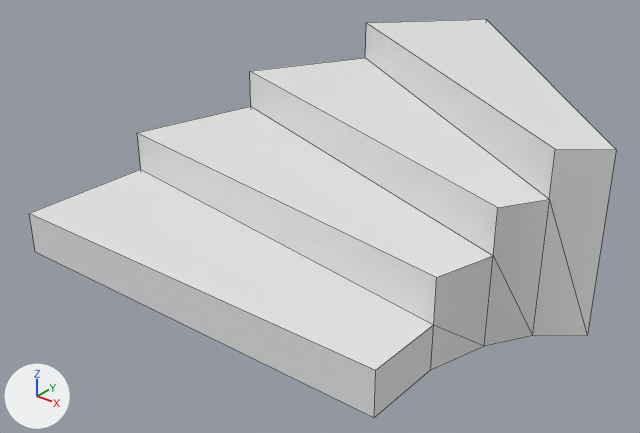
The FBX model Assets/Models/Steps.FBX as it was, and as the next commit left it.
Rendered twice from a camera (50 mm lens) standing at (1.15, -10.31, 9.93) and looking at (-10.8, 4.61, 0.68). The lights are fixed; the arrows at lower left show +X, +Y and +Z. Mesh edges are drawn as thin lines. Where no turn or scale is listed for an object, it has been applied to the vertices.
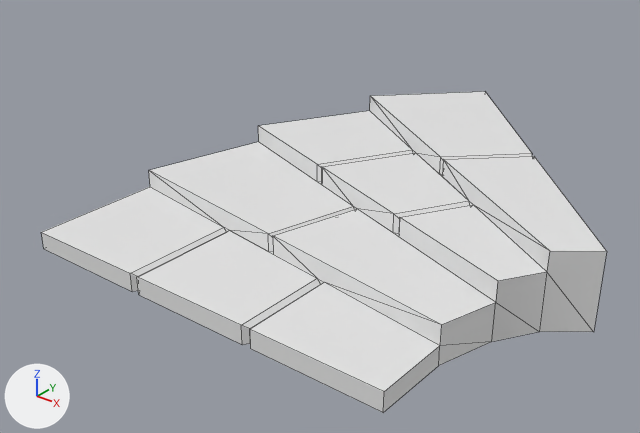
What changed in the scene script:
```text
Change me_mesh:
    used by ob_box005; location = (-10.55, 3.35, 1.01)
    remove me_mesh.from_pydata(...)  # 26 vertices, 23 faces; spans x -5.2..6.5, y -3.35..8.79, z -1.01..3.0
    add me_mesh.from_pydata(...)  # 84 vertices, 82 faces; spans x -5.2..6.5, y -3.35..8.79, z -1.01..0.84
    me_mesh part 1
    12 vertices are removed from x -5.2..6.5, y -3.35..8.79, z 0.0..3.0
    19 faces are deleted
    4 vertices move from x -2.67..5.63, y -3.35..6.34, z 0.0..2.0 to x -2.67..5.63, y -3.35..6.34, z -0.56..0.38
    55 vertices are added at x -5.2..6.5, y -3.35..8.79, z -1.01..0.84
    10 new vertices lie (0.0, 0.0, 0.47) away from vertices in x -5.2..5.06, y -1.53..3.35, z -0.56..0.0
    5 new vertices lie (0.0, 0.0, 0.36) away from vertices in x -1.92..1.95, y -3.23..3.59, z -1.01..0.38
    78 new faces join them
Change ob_box005:
    ob_box005.location: (-10.55, 3.35, 1.01) -> (-10.5, 3.56, 1.01)
```

Location of each change, (x1, y1, x2, y2) in pixels of the pictures (640 x 433 px):
'Box005', reshaped, moved (19% shorter): before (29, 19, 616, 418); after (41, 91, 606, 413)
